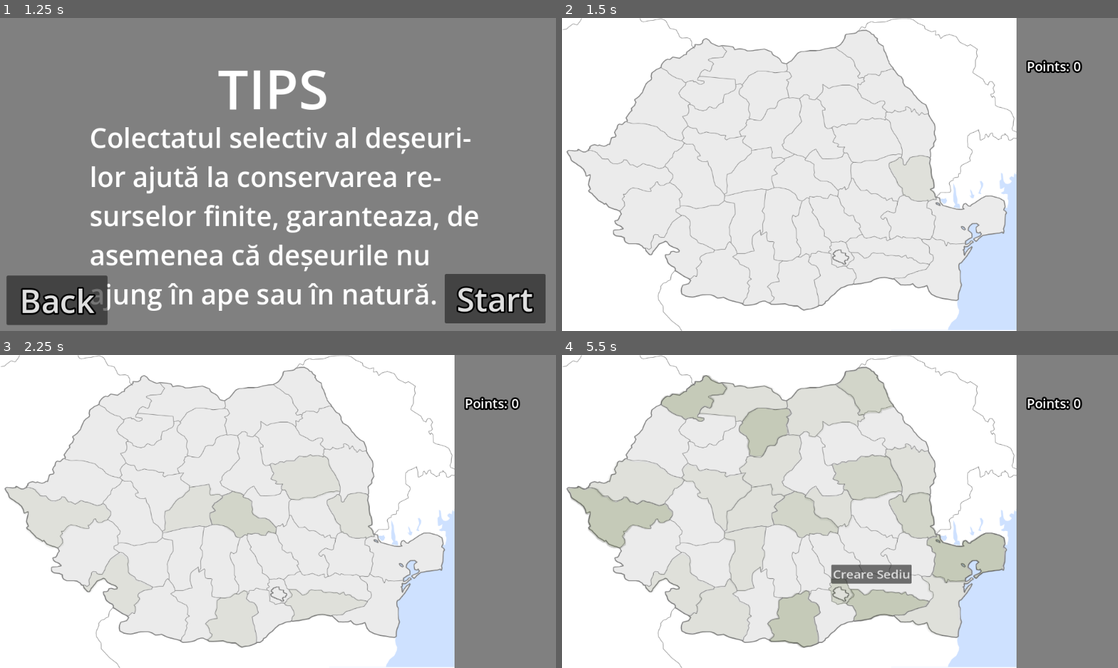
Above: before the commit, frames 1-4 (two rows, left to right).
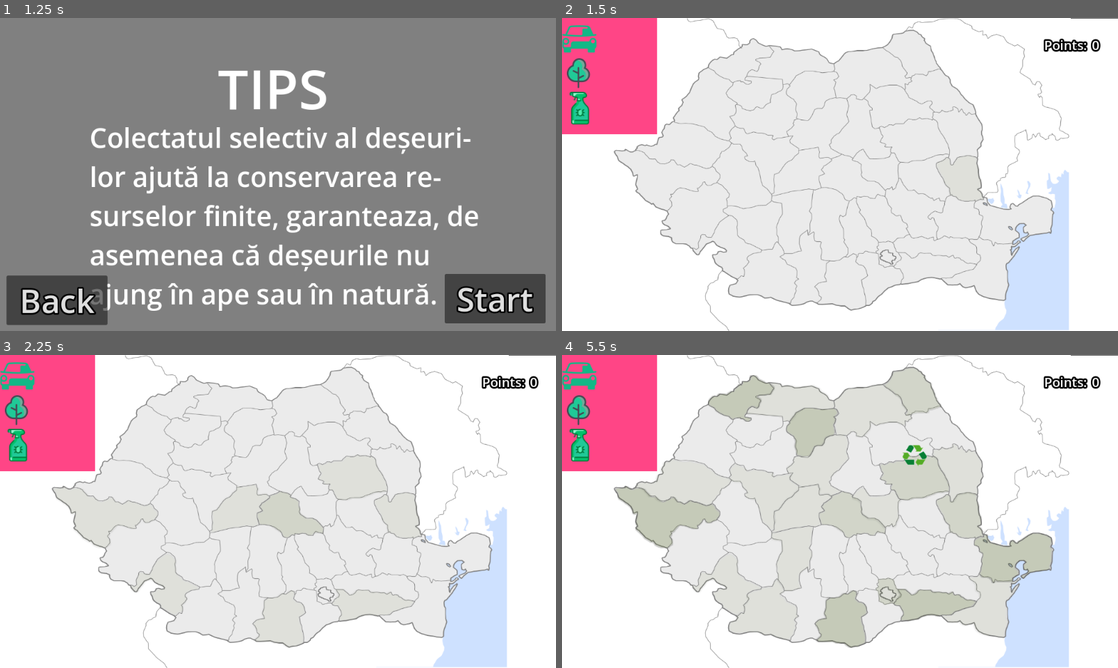
Above: after the commit, the same moments.

Repository: Yuichiro021/TechnoByte
Game: Godot game, scene res://main_menu/main_menu.tscn
The game is run twice, just before and just after one commit, with the same random seed, the same clock (stepped at 60 frames per second) and the same inputs.
Inputs (mouse positions are in pixels of both pictures, inside the frame that each line leads up to):
- Up to frame 1 (1.25 s): click "Start" at 0.5 s
- Up to frame 2 (1.5 s): click "Start" at 1.25 s
- Up to frame 3 (2.25 s): move the mouse to (400, 495) at 2.02 s; click (400, 495) at 2.17 s
- Up to frame 4 (5.5 s): move the mouse to (728, 527) at 2.77 s; click (728, 527) at 2.92 s; move the mouse to (895, 442) at 3.52 s; click (895, 442) at 3.67 s; click (962, 452) at 4.25 s, where only the run after the commit has a clickable "Creare Sediu"; move the mouse to (812, 574) at 5.02 s; click (812, 574) at 5.17 s

Frame 1 is identical in both runs. In frame 2, 35% of the frame differs, in the area x 0-100%, y 0-100%; in frame 3, 38%; in frame 4, 52%.

Commit message:
left menu

Diff:
--- a/Scenes/level1.tscn
+++ b/Scenes/level1.tscn
@@ -1,6 +1,7 @@
-[gd_scene load_steps=45 format=3 uid="uid://duriewur2gonr"]
+[gd_scene load_steps=48 format=3 uid="uid://duriewur2gonr"]
 
 [ext_resource type="Texture2D" uid="uid://byqouqurwj2y1" path="res://resources/level/map.png" id="1_0hgvy"]
+[ext_resource type="Texture2D" uid="uid://d0167ut5lwf74" path="res://resources/backgrounds/white.png" id="1_a8x5o"]
 [ext_resource type="Texture2D" uid="uid://b6o8ryj1de2xv" path="res://resources/level/TM.png" id="2_c3i3c"]
 [ext_resource type="Script" path="res://Scripts/Judete.gd" id="2_hr183"]
 [ext_resource type="Texture2D" uid="uid://j1pug3f345tt" path="res://resources/level/AR.png" id="3_0nfh5"]
@@ -43,18 +44,28 @@
 [ext_resource type="Texture2D" uid="uid://fav874tjyajr" path="res://resources/level/BR.png" id="41_h5cp4"]
 [ext_resource type="Texture2D" uid="uid://d2uwtgvbn82ee" path="res://resources/level/TL.png" id="42_r2a0r"]
 [ext_resource type="Texture2D" uid="uid://bomw3jutfrc4p" path="res://resources/level/CT.png" id="43_krtn0"]
-[ext_resource type="Texture2D" uid="uid://cfjcgp8krdn86" path="res://resources/main_menu/menu_background.png" id="44_ov42c"]
+[ext_resource type="Texture2D" uid="uid://dedq0xtadxfbk" path="res://resources/icons/car.png" id="45_nk5fa"]
+[ext_resource type="Texture2D" uid="uid://bpdjhoywl45gl" path="res://resources/icons/tree.png" id="46_7vt8c"]
+[ext_resource type="Texture2D" uid="uid://ccykui8x3mww3" path="res://resources/icons/pesticide.png" id="47_xr5x0"]
 
 [node name="Node" type="Node"]
 
+[node name="TextureRect2" type="TextureRect" parent="."]
+z_index = -1
+offset_top = 1.0
+offset_right = 1024.0
+offset_bottom = 579.0
+texture = ExtResource("1_a8x5o")
+expand_mode = 1
+
 [node name="TextureRect" type="TextureRect" parent="."]
-anchors_preset = 4
-anchor_top = 0.5
-anchor_bottom = 0.5
-offset_top = -288.0
-offset_right = 850.0
-offset_bottom = 288.0
-grow_vertical = 2
+anchors_preset = 5
+anchor_left = 0.5
+anchor_right = 0.5
+offset_left = -425.0
+offset_right = 425.0
+offset_bottom = 576.0
+grow_horizontal = 2
 texture = ExtResource("1_0hgvy")
 expand_mode = 1
 
@@ -62,6 +73,7 @@
 script = ExtResource("2_hr183")
 
 [node name="PH" type="Sprite2D" parent="TextureRect/Judete"]
+z_index = 1
 position = Vector2(503, 371)
 scale = Vector2(0.721591, 0.653821)
 
@@ -331,6 +343,7 @@
 polygon = PackedVector2Array(25.5, -56.5, 30.5, -56.5, 30.5, -55.5, 32.5, -55.5, 32.5, -42.5, 33.5, -42.5, 33.5, -39.5, …(2605 unchanged characters)…
 
 [node name="DB" type="Sprite2D" parent="TextureRect/Judete"]
+z_index = 1
 position = Vector2(460, 386)
 scale = Vector2(0.721591, 0.653821)
 texture = ExtResource("34_iodsb")
@@ -423,25 +436,11 @@
 autostart = true
 
 [node name="side_menu" type="Node2D" parent="."]
-position = Vector2(1024, 0)
-
-[node name="TextureRect" type="TextureRect" parent="side_menu"]
-anchors_preset = 1
-anchor_left = 1.0
-anchor_right = 1.0
-offset_left = -187.0
-offset_bottom = 579.0
-grow_horizontal = 0
-texture = ExtResource("44_ov42c")
-expand_mode = 1
+position = Vector2(866, 21)
 
 [node name="MarginContainer" type="MarginContainer" parent="side_menu"]
-anchors_preset = 1
-anchor_left = 1.0
-anchor_right = 1.0
-offset_left = -187.0
-offset_bottom = 172.0
-grow_horizontal = 0
+offset_right = 192.0
+offset_bottom = 239.0
 theme_override_constants/margin_left = 12
 theme_override_constants/margin_top = 12
 theme_override_constants/margin_right = 12
@@ -449,7 +448,7 @@
 
 [node name="VBoxContainer" type="VBoxContainer" parent="side_menu/MarginContainer"]
 layout_mode = 2
-theme_override_constants/separation = 60
+theme_override_constants/separation = 0
 
 [node name="Separator" type="Control" parent="side_menu/MarginContainer/VBoxContainer"]
 layout_mode = 2
@@ -476,3 +475,34 @@
 theme_override_constants/outline_size = 12
 theme_override_font_sizes/font_size = 24
 text = "0"
+
+[node name="icon_menu" type="Node2D" parent="."]
+
+[node name="MarginContainer" type="MarginContainer" parent="icon_menu"]
+z_index = 1
+offset_right = 175.0
+offset_bottom = 214.0
+
+[node name="TextureRect" type="TextureRect" parent="icon_menu/MarginContainer"]
+self_modulate = Color(1, 0.270588, 0.52549, 1)
+layout_mode = 2
+texture = ExtResource("1_a8x5o")
+expand_mode = 1
+
+[node name="HBoxContainer" type="HBoxContainer" parent="icon_menu/MarginContainer"]
+layout_mode = 2
+
+[node name="VBoxContainer" type="VBoxContainer" parent="icon_menu/MarginContainer/HBoxContainer"]
+layout_mode = 2
+
+[node name="TextureRect" type="TextureRect" parent="icon_menu/MarginContainer/HBoxContainer/VBoxContainer"]
+layout_mode = 2
+texture = ExtResource("45_nk5fa")
+
+[node name="TextureRect2" type="TextureRect" parent="icon_menu/MarginContainer/HBoxContainer/VBoxContainer"]
+layout_mode = 2
+texture = ExtResource("46_7vt8c")
+
+[node name="TextureRect3" type="TextureRect" parent="icon_menu/MarginContainer/HBoxContainer/VBoxContainer"]
+layout_mode = 2
+texture = ExtResource("47_xr5x0")
Binary file added: resources/backgrounds/white.png
Not shown, added: resources/backgrounds/white.png.import
